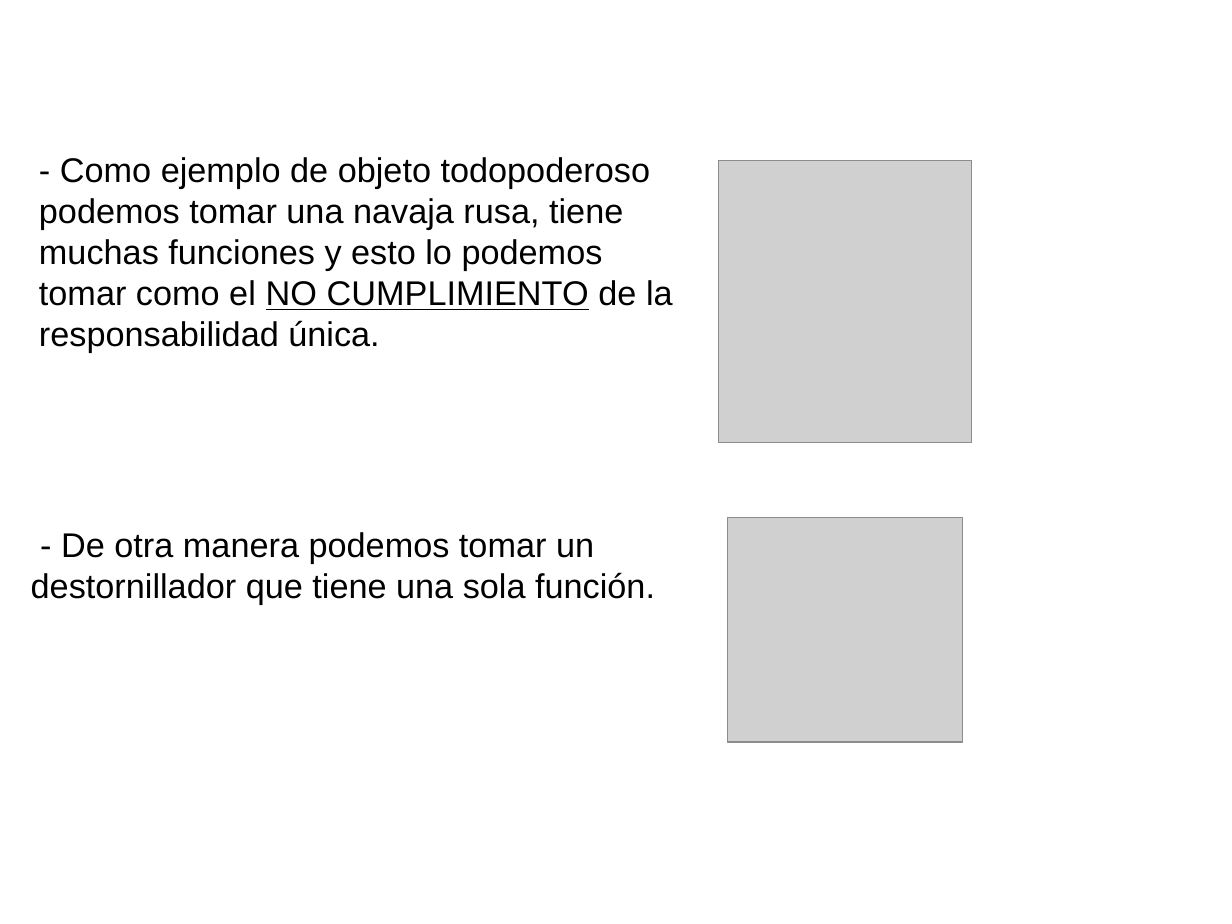
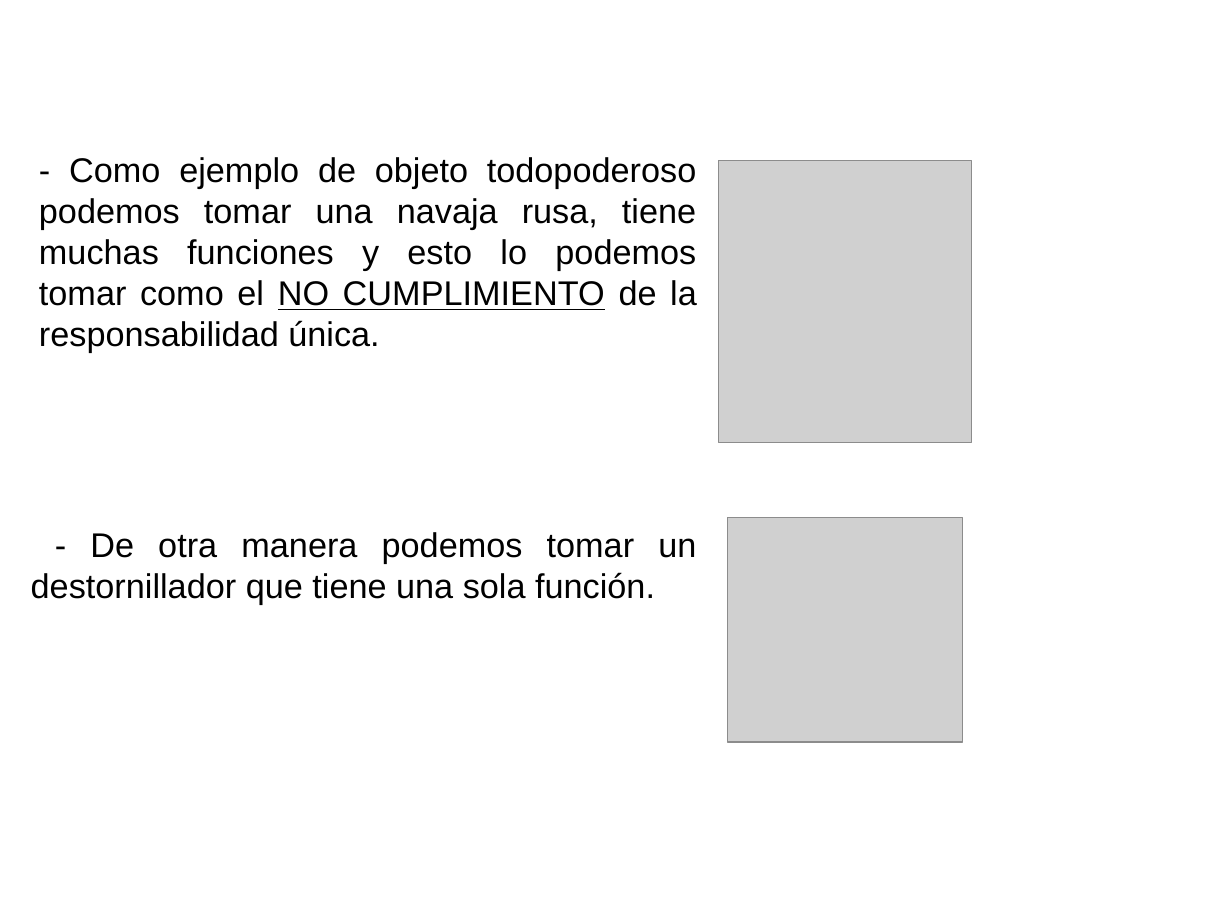
Before and after one commit to Ponchiux0710/investigation-bravo, a slide deck: slide 7 of Documents/Presentacion Responsabilidad Unica Grupo Bravo.pptx. Drawn at 1232x924 pixels with LibreOffice and Linux fonts; fonts in the diff are those of the drawing; grey boxes stand for pictures; background and template pictures are left out. Boxes give left, top, right and bottom in pixels: in the first picture for what was removed or moved away, otherwise in the second. Text is boxed around its words. In the diff, an @@ line names an element or a change of style, - is before the commit and + after.

```diff
--- a/Documents/Presentacion Responsabilidad Unica Grupo Bravo.pptx
+++ b/Documents/Presentacion Responsabilidad Unica Grupo Bravo.pptx
@@ text "- Como ejemplo de objeto ..." at bbox=[39, 157, 697, 353]: alignment left to justified @@
@@ text "- De otra manera podemos ..." at bbox=[31, 532, 696, 605]: alignment left to justified @@
```
Also in this commit, not shown: 7 other slides changed.
